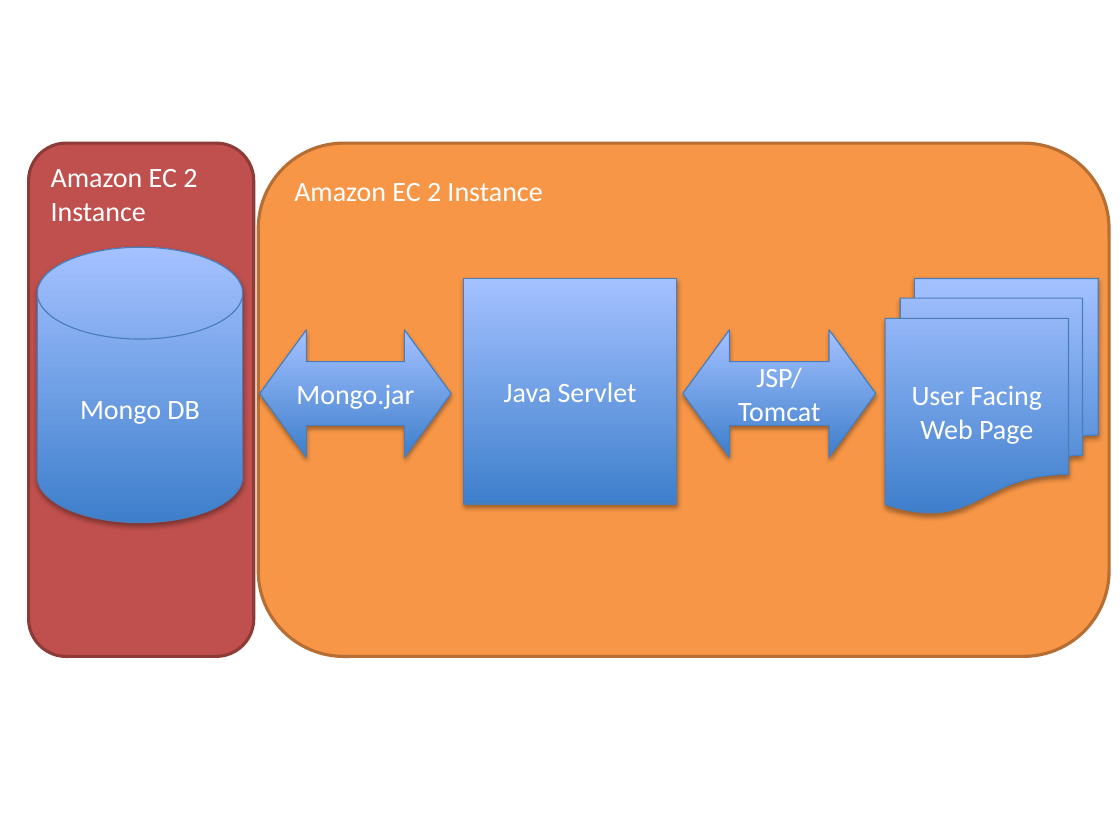
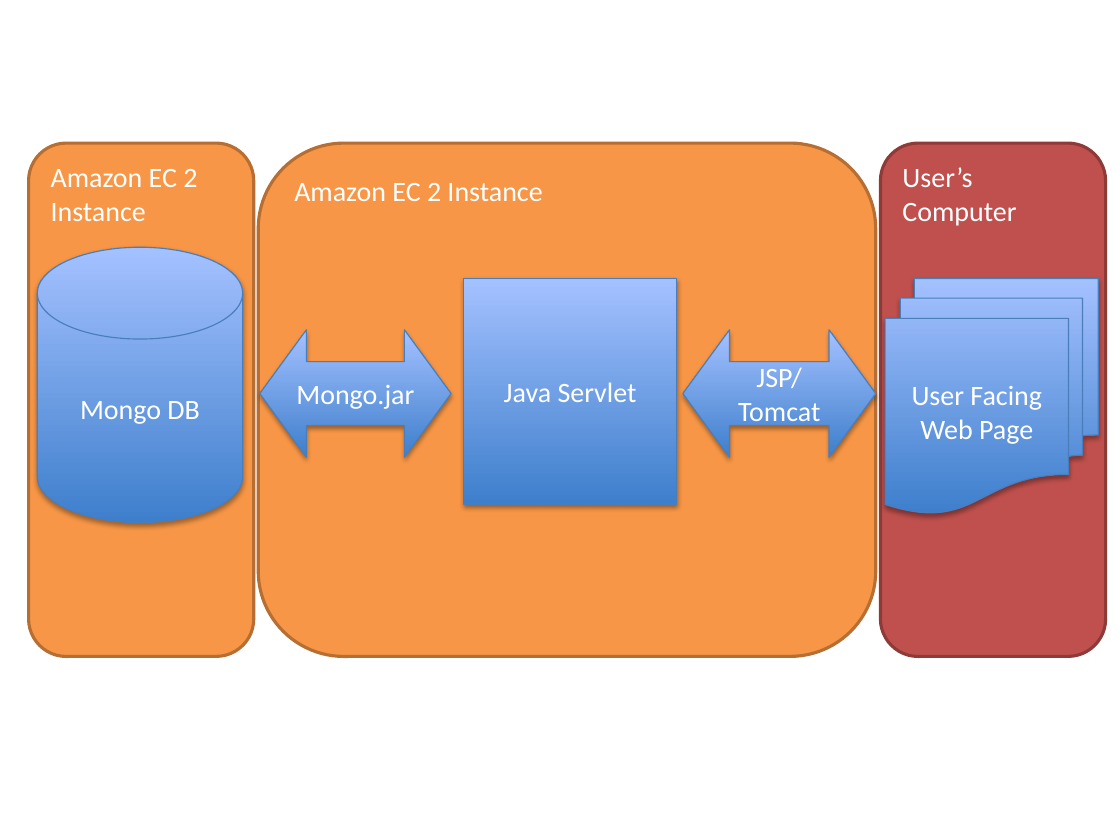
Before and after one commit to aplassard/CS292GroupProject, a slide deck: slide 1 of SchemaFiles/Global System Schema.pptx. Drawn at 1120x840 pixels with LibreOffice and Linux fonts; fonts in the diff are those of the drawing. Boxes give left, top, right and bottom in pixels: in the first picture for what was removed or moved away, otherwise in the second. Text is boxed around its words. In the diff, an @@ line names an element or a change of style, - is before the commit and + after.

Commit message:
Updated Layout to improve clarity regarding User Facing Web Page

```diff
--- a/SchemaFiles/Global System Schema.pptx
+++ b/SchemaFiles/Global System Schema.pptx
@@ rounded rectangle "Amazon EC 2 Instance" at (x1=29, y1=143, x2=254, y2=656): fill #C0504D to #F79646; outline #8E3B39 2 pt to #B76F34 2 pt @@
@@ rounded rectangle "Amazon EC 2 Instance" resized from (x1=259, y1=143, x2=1110, y2=656) to (x1=259, y1=143, x2=876, y2=656) @@
@@ rounded rectangle added at (x1=880, y1=143, x2=1105, y2=656), fill #C0504D, outline #8E3B39 2 pt, 18 pt, text #FFFFFF @@
+User’s Computer
```
